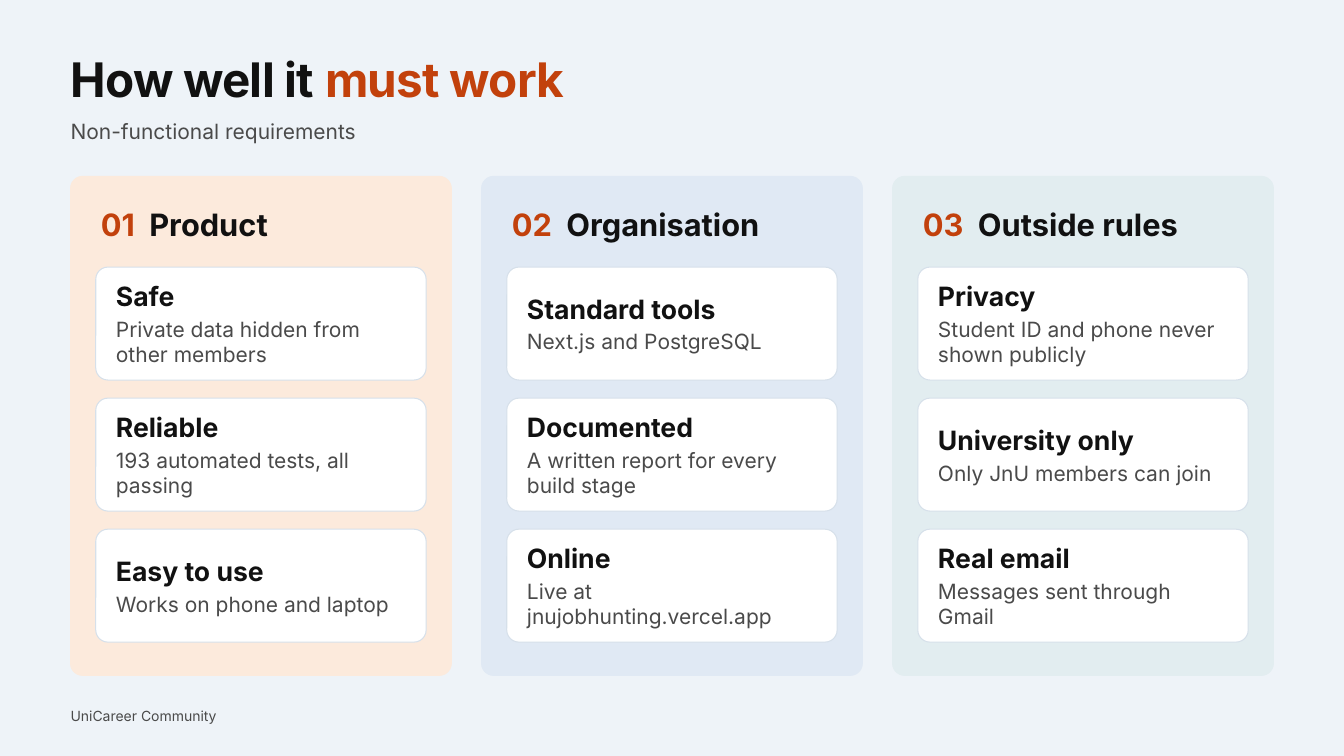
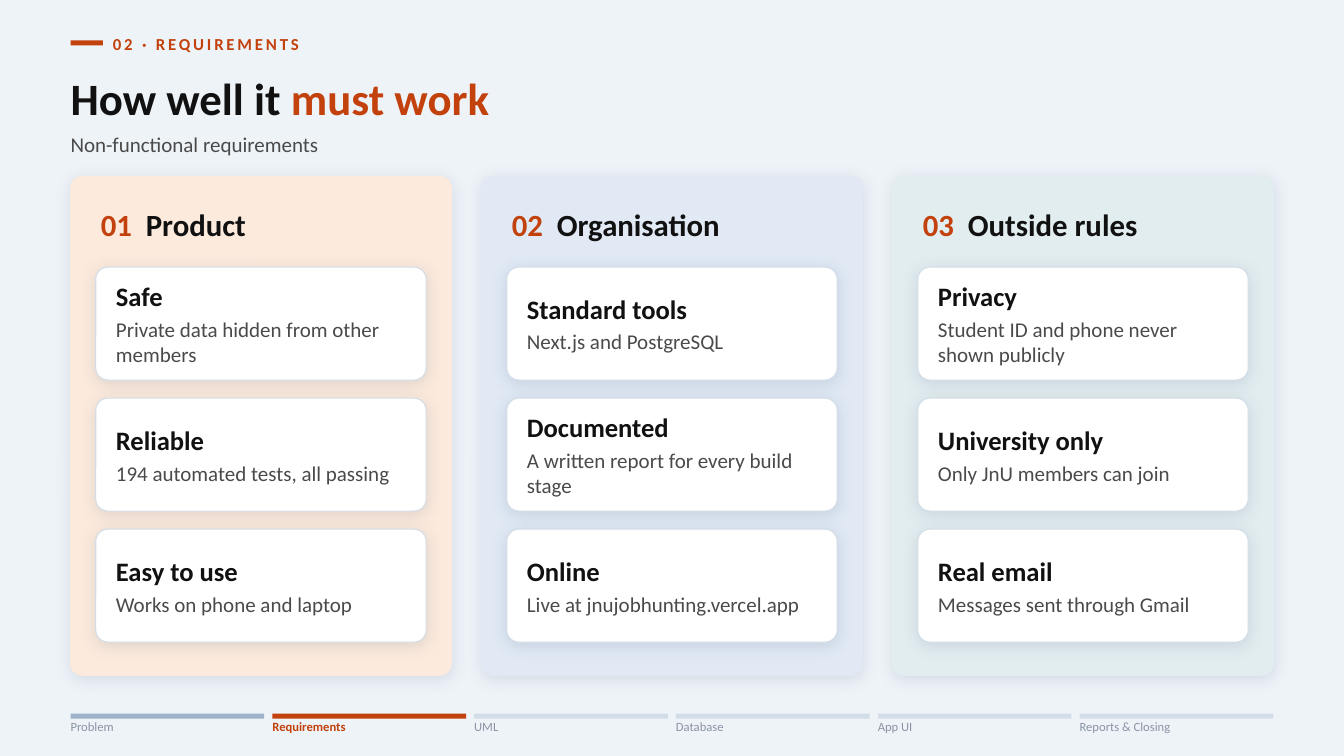
Before and after one commit to sooooojib/CAMPUS_JOB_HUNTING, a slide deck: slide 4 of presentation/02_Requirements.pptx. Drawn at 1344x756 pixels with LibreOffice and Linux fonts; fonts in the diff are those of the drawing. Boxes give left, top, right and bottom in pixels: in the first picture for what was removed or moved away, otherwise in the second. Text is boxed around its words. In the diff, an @@ line names an element or a change of style, - is before the commit and + after.

Commit message:
docs(presentation): update defense presentation decks, full deck merge, ER diagrams, and assets
- Reorganize modular defense presentation decks (01 through 06)
- Add unified full presentation deck (UniCareer_Full_Presentation.pptx)
- Update ER diagram exports (PDF, PNG, SVG)
- Update slide generators, theme config, and real table samples
- Archive legacy slide iterations in presentation/_archive/

```diff
--- a/presentation/02_Requirements.pptx
+++ b/presentation/02_Requirements.pptx
@@ rectangle added at (71, 40, 103, 45), fill #C2410C @@
@@ text added at (113, 39, 299, 52), 12 pt, text #C2410C, bold @@
+02 · REQUIREMENTS
@@ title "How well it must work": place and size @@
-title "How well it must work" at (71, 60, 564, 98)
+title "How well it must work" at (71, 83, 489, 116)
@@ title "How well it must work" at (71, 83, 489, 116): size 34 to 32 pt, font Inter to Calibri, letter spacing -0.5 to 0 pt; vertical alignment top to middle @@
@@ font Inter to Calibri in 12 elements at (101, 214, 246, 237), (116, 287, 379, 362), (116, 563, 352, 616), (512, 214, 720, 242), (527, 300, 723, 353), (527, 418, 793, 497), (527, 562, 799, 616), (923, 214, 1138, 237), (938, 287, 1177, 366), (938, 431, 1170, 485), (938, 562, 1190, 616), (71, 137, 318, 156) @@
@@ text "Non-functional requirements": place and size @@
-text "Non-functional requirements" at (71, 123, 356, 144)
+text "Non-functional requirements" at (71, 137, 318, 156)
@@ shadow on in 3 elements at (71, 176, 452, 676), (482, 176, 863, 676), (893, 176, 1274, 676) @@
@@ text at (116, 431, 204, 451): font Inter to Calibri in "Reliable" @@
@@ text at (116, 466, 389, 485): text changed; font Inter to Calibri @@
-193 automated tests, all passing
+194 automated tests, all passing
@@ outline #D6E0EA 0.75 pt to #D3DDE8 0.75 pt; shadow on in 9 elements at (96, 267, 426, 380), (96, 398, 426, 511), (96, 529, 426, 642), (507, 267, 838, 380), (507, 398, 838, 511), (507, 529, 838, 642), (919, 267, 1249, 380), (919, 398, 1249, 511), (919, 529, 1249, 642) @@
@@ text removed at (71, 710, 217, 724) @@
-UniCareer Community
@@ rectangle added at (71, 714, 264, 719), fill #9FB3C8 @@
@@ rectangle added at (272, 714, 466, 719), fill #C2410C @@
@@ rectangle added at (474, 714, 667, 719), fill #D3DDE8 @@
@@ rectangle added at (677, 714, 870, 719), fill #D3DDE8 @@
@@ rectangle added at (878, 714, 1072, 719), fill #D3DDE8 @@
@@ rectangle added at (1080, 714, 1273, 719), fill #D3DDE8 @@
@@ text added at (71, 722, 114, 731), 9 pt, text #8A94A6 @@
+Problem
@@ text added at (272, 722, 345, 733), 9 pt, text #C2410C, bold @@
+Requirements
@@ text added at (474, 723, 498, 731), 9 pt, text #8A94A6 @@
+UML
@@ text added at (676, 722, 724, 731), 9 pt, text #8A94A6 @@
+Database
@@ text added at (878, 723, 912, 733), 9 pt, text #8A94A6 @@
+App UI
@@ text added at (1080, 722, 1171, 733), 9 pt, text #8A94A6 @@
+Reports & Closing
```
Also in this commit, not shown: 4 other slides changed, 3 slides removed, 44 other files.
